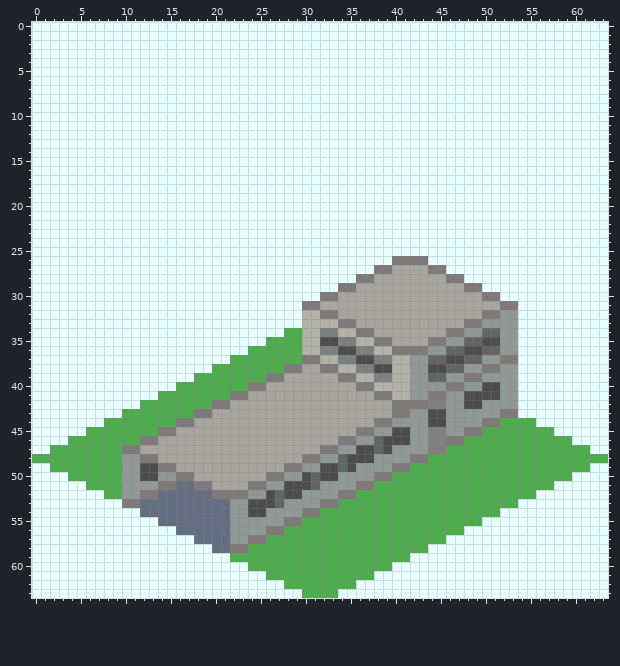
One commit to this pixel-art sprite: Subway_Station_Gateway_Single_S.png. Above is the file before it was changed.
The file is 64x64 pixels. Colours within 5 levels of each other are drawn and written as one.
After the commit:
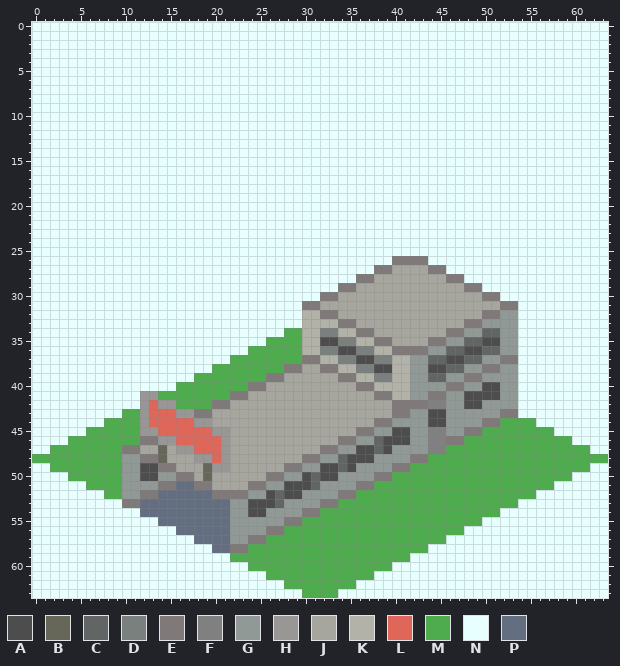
Palette (. is transparent): A #4d4d4d  B #676759  C #616664  D #79807d  E #807979  F #808080  G #919996  H #999696  J #a6a69e  K #b2b2a9  L #de6759  M #4eac4e  N #e7ffff  P #636f80
Diff:
@@ x 10..23 @@
 40 NNNNNNMMMMMMMM
-41 NNNNMMMMMMMMEE
-42 NNMMMMMMMMEEJJ
-43 MMMMMMMMEEJJJJ
-44 MMMMMMEEJJJJJJ
-45 MMMMEEJJJJJJJJ
-46 MMEEJJJJJJJJJJ
-47 EEJJJJJJJJJJJJ
-48 GGEEJJJJJJJJJJ
-49 GGAAEEJJJJJJJJ
-50 GGAAGGEEJJJJJJ
+41 NNHHMMMMMMMMEE
+42 NNHLHHMMMMEEJJ
+43 MMHLLLHHEEJJJJ
+44 MMHLLLLLHHJJJJ
+45 MMHHLLLLLLHHJJ
+46 MMEEHHLLLLLHJJ
+47 EEJJBJHHLLLHJJ
+48 GGEEBJJJHHLHJJ
+49 GGAAEEJJJBHHJJ
+50 GGAAGGEEJBJJJJ
 51 GGGGEEPPEEJJJJ
Changed places in both pictures, as pixel boxes (x1, y1, x2, y2):
changed: (140, 391, 230, 481)
